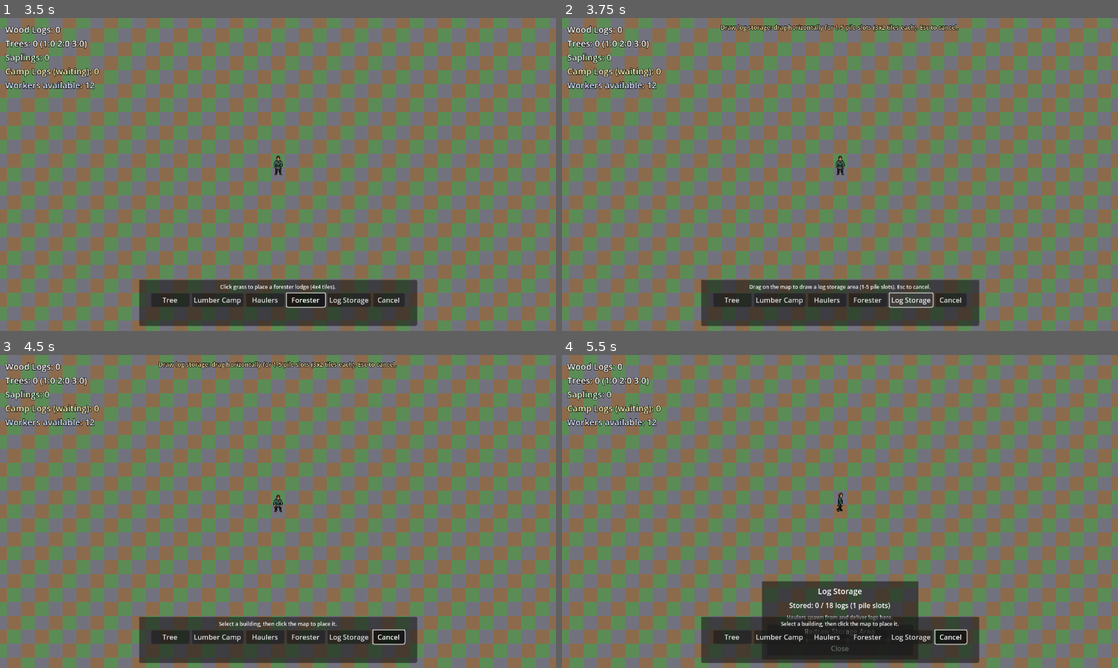
Above: before the commit, frames 1-4 (two rows, left to right).
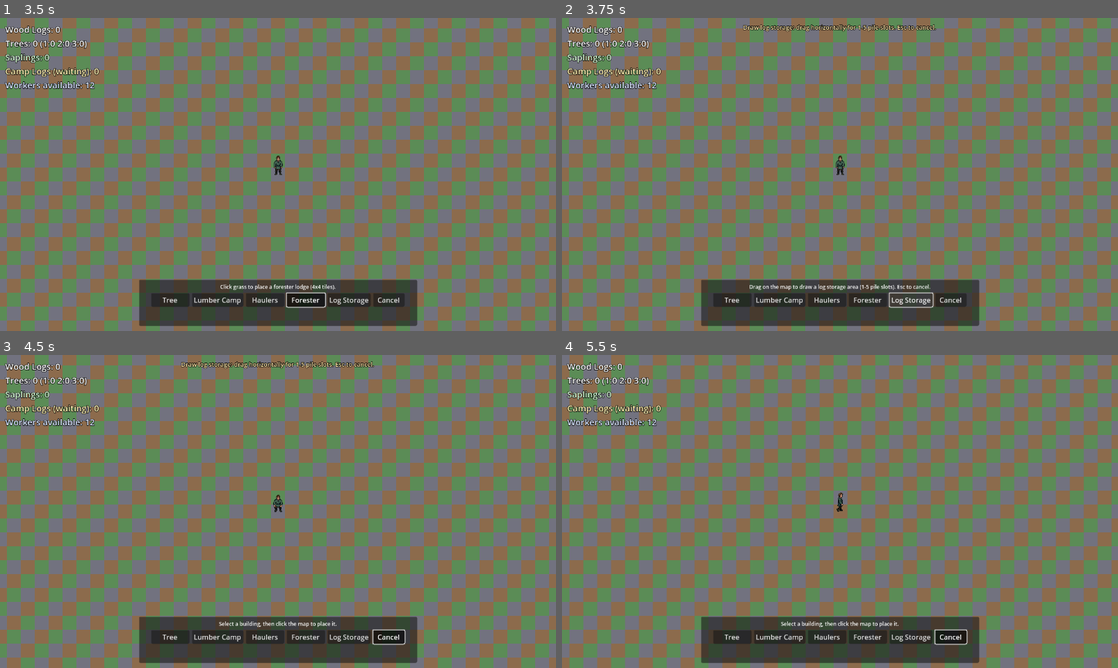
Above: after the commit, the same moments.

Repository: mcchesneyjg-max/Test-Gamer
Game: Godot game, scene res://main.tscn
The game is run twice, just before and just after one commit, with the same random seed, the same clock (stepped at 60 frames per second) and the same inputs.
Inputs (mouse positions are in pixels of both pictures, inside the frame that each line leads up to):
- Up to frame 1 (3.5 s): click "Tree" at 0.5 s; click "Lumber Camp" at 1.25 s; click "Haulers" at 2 s; click "Forester" at 2.75 s
- Up to frame 2 (3.75 s): click "Log Storage" at 3.5 s
- Up to frame 3 (4.5 s): click "Cancel" at 4.25 s
- Up to frame 4 (5.5 s): move the mouse to (962, 495) at 5.02 s; hold D (move_right) from 5.03 s (still down); tap T at 5.1 s; click (962, 495) at 5.17 s

Frame 1 is identical in both runs. In frame 2, 0.6% of the frame differs, in the area x 28-72%, y 2-5%; in frame 3, 0.6%; in frame 4, 5.3%, in the area x 36-65%, y 72-98%.

Commit message:
Size log storage draw zone to match pile sprite footprint
Derive snapped zone dimensions from log_pile art width, height, and
overlap step instead of a fixed 3x2 tile slot grid.

Co-authored-by: mcchesneyjg-max <mcchesneyjg-max@users.noreply.github.com>

Diff:
--- a/game/scripts/dev_screenshot.gd
+++ b/game/scripts/dev_screenshot.gd
@@ -55,8 +55,8 @@
 	return lodge
 
 func _spawn_log_storage(tilemap: TileMap, top_left: Vector2i, pile_slots: int = 1) -> Node2D:
-	var slot_tiles := LogStorageAreaScript.get_pile_slot_tiles()
-	var zone := Rect2i(top_left, Vector2i(slot_tiles.x * pile_slots, slot_tiles.y))
+	var zone_size: Vector2i = LogStorageAreaScript.zone_size_for_pile_count(pile_slots)
+	var zone := Rect2i(top_left, zone_size)
 	var area: Node2D = LOG_STORAGE_AREA_SCENE.instantiate()
 	tilemap.add_child(area)
 	area.initialize_zone(zone)
--- a/game/scripts/log_storage_area.gd
+++ b/game/scripts/log_storage_area.gd
@@ -5,7 +5,6 @@
 const TILE_SIZE := 32
 const STAGES_PER_PILE := 18
 const MAX_PILE_SLOTS := 5
-const PILE_SLOT_TILES := Vector2i(3, 2)
 const PILE_VISUAL_OVERLAP := 16.0
 const LOG_PILE_ROOT := "res://assets/sprites/stacked_resources/logs"
 const LOG_PILE_PREFIXES: Array[String] = ["log_pile"]
@@ -20,44 +19,74 @@
 var _pile_sprites: Array[Sprite2D] = []
 var _registered: bool = false
 
+static var _metrics_loaded: bool = false
+static var _pile_width_px: float = 48.0
+static var _pile_height_px: float = 32.0
+static var _pile_step_px: float = 32.0
+
+static func _ensure_pile_metrics() -> void:
+	if _metrics_loaded:
+		return
+	_metrics_loaded = true
+	var roots: Array[String] = [LOG_PILE_ROOT]
+	var textures: Array[Texture2D] = CharacterWalk.load_png_sequence_from_candidates(
+		roots,
+		LOG_PILE_PREFIXES,
+		true
+	)
+	if not textures.is_empty():
+		_pile_width_px = float(textures[0].get_width())
+		_pile_height_px = float(textures[0].get_height())
+	_pile_step_px = maxf(_pile_width_px - PILE_VISUAL_OVERLAP, _pile_width_px * 0.35)
+
+static func zone_size_for_pile_count(pile_count: int) -> Vector2i:
+	_ensure_pile_metrics()
+	var count: int = clampi(pile_count, 1, MAX_PILE_SLOTS)
+	var total_width_px: float = _pile_width_px + maxf(count - 1, 0) * _pile_step_px
+	var width_tiles: int = maxi(1, ceili(total_width_px / float(TILE_SIZE)))
+	var height_tiles: int = maxi(1, ceili(_pile_height_px / float(TILE_SIZE)))
+	return Vector2i(width_tiles, height_tiles)
+
+static func pile_count_from_drag_width(raw_width_tiles: int) -> int:
+	_ensure_pile_metrics()
+	var raw_width_px: float = raw_width_tiles * TILE_SIZE
+	var pile_count: int = 1 + ceili(maxf(raw_width_px - _pile_width_px, 0) / _pile_step_px)
+	return clampi(pile_count, 1, MAX_PILE_SLOTS)
+
 static func get_pile_slot_tiles() -> Vector2i:
-	return PILE_SLOT_TILES
+	return zone_size_for_pile_count(1)
 
 static func get_min_zone_size() -> Vector2i:
-	return PILE_SLOT_TILES
+	return zone_size_for_pile_count(1)
 
 static func get_max_zone_size() -> Vector2i:
-	return Vector2i(PILE_SLOT_TILES.x * MAX_PILE_SLOTS, PILE_SLOT_TILES.y)
+	return zone_size_for_pile_count(MAX_PILE_SLOTS)
 
 static func pile_count_for_zone(zone: Rect2i) -> int:
-	if zone.size.y != PILE_SLOT_TILES.y:
-		return 0
-	if zone.size.x % PILE_SLOT_TILES.x != 0:
-		return 0
-	var count := zone.size.x / PILE_SLOT_TILES.x
-	if count < 1 or count > MAX_PILE_SLOTS:
-		return 0
-	return count
+	_ensure_pile_metrics()
+	var expected_height: int = zone_size_for_pile_count(1).y
+	if zone.size.y != expected_height:
+		return 0
+	var pile_count: int = pile_count_from_drag_width(zone.size.x)
+	if zone.size != zone_size_for_pile_count(pile_count):
+		return 0
+	return pile_count
 
 static func snap_zone_from_tiles(anchor: Vector2i, current: Vector2i) -> Rect2i:
-	var raw_width := absi(current.x - anchor.x) + 1
-	var pile_count := clampi(
-		ceili(float(raw_width) / float(PILE_SLOT_TILES.x)),
-		1,
-		MAX_PILE_SLOTS
-	)
-	var snapped_width := pile_count * PILE_SLOT_TILES.x
-	var snapped_height := PILE_SLOT_TILES.y
-
-	var left_x := anchor.x
+	_ensure_pile_metrics()
+	var raw_width_tiles: int = absi(current.x - anchor.x) + 1
+	var pile_count: int = pile_count_from_drag_width(raw_width_tiles)
+	var zone_size: Vector2i = zone_size_for_pile_count(pile_count)
+
+	var left_x: int = anchor.x
 	if current.x < anchor.x:
-		left_x = anchor.x - snapped_width + 1
-
-	var top_y := anchor.y
+		left_x = anchor.x - zone_size.x + 1
+
+	var top_y: int = anchor.y
 	if current.y < anchor.y:
-		top_y = anchor.y - snapped_height + 1
-
-	return Rect2i(left_x, top_y, snapped_width, snapped_height)
+		top_y = anchor.y - zone_size.y + 1
+
+	return Rect2i(left_x, top_y, zone_size.x, zone_size.y)
 
 func _ready() -> void:
 	_load_pile_textures()
@@ -95,7 +124,7 @@
 func deposit_logs(amount: int) -> int:
 	if amount <= 0 or not can_accept_logs():
 		return 0
-	var added := mini(amount, get_capacity() - _delivery_count)
+	var added: int = mini(amount, get_capacity() - _delivery_count)
 	if added <= 0:
 		return 0
 	_delivery_count += added
@@ -111,21 +140,23 @@
 	LogStorageAreaRegistry.notify_storage_changed()
 
 func get_delivery_position() -> Vector2:
-	var center_x := _zone.size.x * TILE_SIZE * 0.5
-	var south_y := _zone.size.y * TILE_SIZE + 14.0
+	var center_x: float = _zone.size.x * TILE_SIZE * 0.5
+	var south_y: float = _zone.size.y * TILE_SIZE + 14.0
 	return position + Vector2(center_x, south_y)
 
 func get_spawn_position(index: int) -> Vector2:
-	var delivery := get_delivery_position()
-	var spacing := 10.0
+	var delivery: Vector2 = get_delivery_position()
+	var spacing: float = 10.0
 	return delivery + Vector2(-16.0 + index * spacing, 10.0)
 
 func validate_zone(zone: Rect2i, tilemap: TileMap) -> String:
-	var pile_count := pile_count_for_zone(zone)
+	var pile_count: int = pile_count_for_zone(zone)
 	if pile_count <= 0:
+		var min_size: Vector2i = get_min_zone_size()
+		var max_size: Vector2i = get_max_zone_size()
 		return (
-			"Storage area must be %dx%d tiles per pile slot (1-%d slots wide)."
-			% [PILE_SLOT_TILES.x, PILE_SLOT_TILES.y, MAX_PILE_SLOTS]
+			"Storage area must fit %d-%d pile slots (about %dx%d to %dx%d tiles)."
+			% [1, MAX_PILE_SLOTS, min_size.x, min_size.y, max_size.x, max_size.y]
 		)
 
 	for tile_coords in GridPlacement.footprint_tiles(zone.position, zone.size):
@@ -206,7 +237,7 @@
 	var zone_width: float = _zone.size.x * TILE_SIZE
 	var origin_x: float = (zone_width - total_span) * 0.5
 	var x: float = origin_x + pile_width * 0.5 + slot_index * step
-	var y: float = PILE_SLOT_TILES.y * TILE_SIZE
+	var y: float = _pile_display_height()
 	return Vector2(x, y)
 
 func _pile_display_width() -> float:
@@ -214,6 +245,12 @@
 		return float(_pile_textures[0].get_width())
 	var fallback: Texture2D = preload("res://assets/sprites/wood_log.png")
 	return float(fallback.get_width())
+
+func _pile_display_height() -> float:
+	if not _pile_textures.is_empty():
+		return float(_pile_textures[0].get_height())
+	var fallback: Texture2D = preload("res://assets/sprites/wood_log.png")
+	return float(fallback.get_height())
 
 func _refresh_pile_visuals() -> void:
 	for slot_index in _pile_sprites.size():
--- a/game/scripts/log_storage_ui.gd
+++ b/game/scripts/log_storage_ui.gd
@@ -88,12 +88,8 @@
 	_draw_anchor = Vector2i(-999999, -999999)
 	_panel.visible = false
 	_hint_label.text = (
-		"Draw log storage: drag horizontally for 1-%d pile slots (%dx%d tiles each). Esc to cancel."
-		% [
-			LogStorageAreaScript.MAX_PILE_SLOTS,
-			LogStorageAreaScript.PILE_SLOT_TILES.x,
-			LogStorageAreaScript.PILE_SLOT_TILES.y,
-		]
+		"Draw log storage: drag horizontally for 1-%d pile slots. Esc to cancel."
+		% LogStorageAreaScript.MAX_PILE_SLOTS
 	)
 	_hint_label.visible = true
 
Not shown, changed: game/assets/sprites/stacked_resources/logs/README.md
